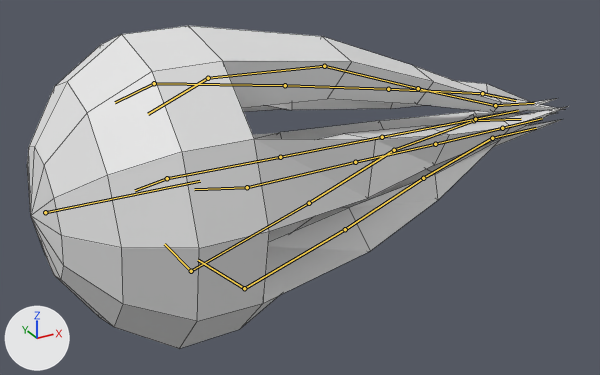
An edit to the Blender file Content/Enemies/StarEnemy/StarEnemy.blend, drawn before and after from the same camera.
One viewpoint serves both versions: a camera (50 mm lens) standing at (-1.69, -4.33, 1.98) and looking at (0.72, 0.05, -0.21). Lighting does not change. The marker at lower left points along +X, +Y and +Z. The older version comes first. Both versions are drawn at frame 0 of the action 'Attack'; the numbers are the values there. The bones that bend it are drawn over the model as lines. Mesh edges are drawn as thin lines.

Names of what the first picture shows: 'StarBody_InnerTentacles'.
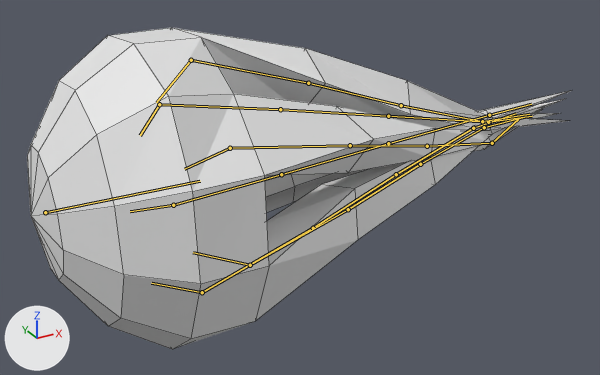
Commit message: Star Enemy

Where the change shows, as pixel boxes [x1, y1, x2, y2] in the pictures (600 x 375 px):
'StarBody_InnerTentacles', posed: before [27, 26, 568, 349]; after [27, 28, 572, 349]

Diff of the bpy script that builds the scene:
```diff
--- a/Content/Enemies/StarEnemy/StarEnemy.blend.py
+++ b/Content/Enemies/StarEnemy/StarEnemy.blend.py
@@ bone_body @@
 bone_body = bpy.data.objects['StarBodyArmature'].pose.bones['Body']
-bone_body.rotation_quaternion = (0.999, 0.0, -0.037, 0.0)  # degrees (0, -4, 0)
+bone_body.rotation_quaternion = (0.329, 0.0, -0.944, 0.0)  # degrees (0, -142, 0)
@@ bone_ikbone @@
 bone_ikbone = bpy.data.objects['StarBodyArmature'].pose.bones['IKBone']
-bone_ikbone.rotation_quaternion = (0.659, -0.098, -0.114, -0.737)  # degrees (2, -17, -97)
+bone_ikbone.rotation_quaternion = (0.149, -0.65, -0.728, -0.162)  # degrees (-3, -155, -83)
@@ bone_ikbone_001 @@
 bone_ikbone_001 = bpy.data.objects['StarBodyArmature'].pose.bones['IKBone.001']
-bone_ikbone_001.rotation_quaternion = (0.126, 0.717, 0.607, -0.318)  # degrees (15, 143, -94)
+bone_ikbone_001.rotation_quaternion = (0.714, 0.144, -0.075, -0.681)  # degrees (18, 5, -87)
@@ bone_ikbone_002 @@
 bone_ikbone_002 = bpy.data.objects['StarBodyArmature'].pose.bones['IKBone.002']
-bone_ikbone_002.rotation_quaternion = (0.683, 0.105, 0.088, -0.717)  # degrees (1, 16, -93)
+bone_ikbone_002.rotation_quaternion = (0.346, -0.598, -0.636, -0.343)  # degrees (-2, -122, -85)
@@ bone_ikbone_003 @@
 bone_ikbone_003 = bpy.data.objects['StarBodyArmature'].pose.bones['IKBone.003']
-bone_ikbone_003.rotation_quaternion = (0.695, -0.158, 0.125, -0.69)  # degrees (-23, -2, -89)
+bone_ikbone_003.rotation_quaternion = (0.106, -0.705, -0.597, -0.368)  # degrees (-22, -140, -91)
@@ bone_ikbone_004 @@
 bone_ikbone_004 = bpy.data.objects['StarBodyArmature'].pose.bones['IKBone.004']
-bone_ikbone_004.rotation_quaternion = (0.697, -0.065, -0.093, -0.708)  # degrees (2, -13, -91)
+bone_ikbone_004.rotation_quaternion = (0.192, -0.673, -0.693, -0.171)  # degrees (1, -150, -89)
@@ bone_ikbone_005 @@
 bone_ikbone_005 = bpy.data.objects['StarBodyArmature'].pose.bones['IKBone.005']
-bone_ikbone_005.rotation_quaternion = (0.684, 0.057, 0.065, -0.725)  # degrees (-1, 10, -93)
+bone_ikbone_005.rotation_quaternion = (0.301, -0.616, -0.651, -0.324)  # degrees (-5, -128, -84)
```
